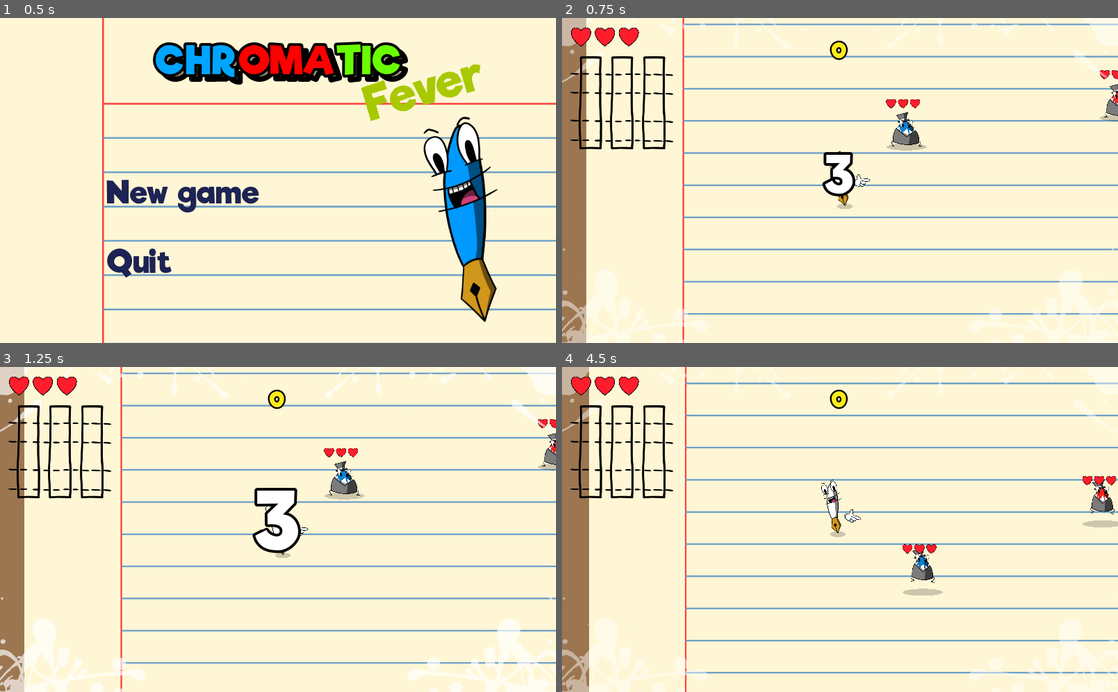
Above: before the commit, frames 1-4 (two rows, left to right).
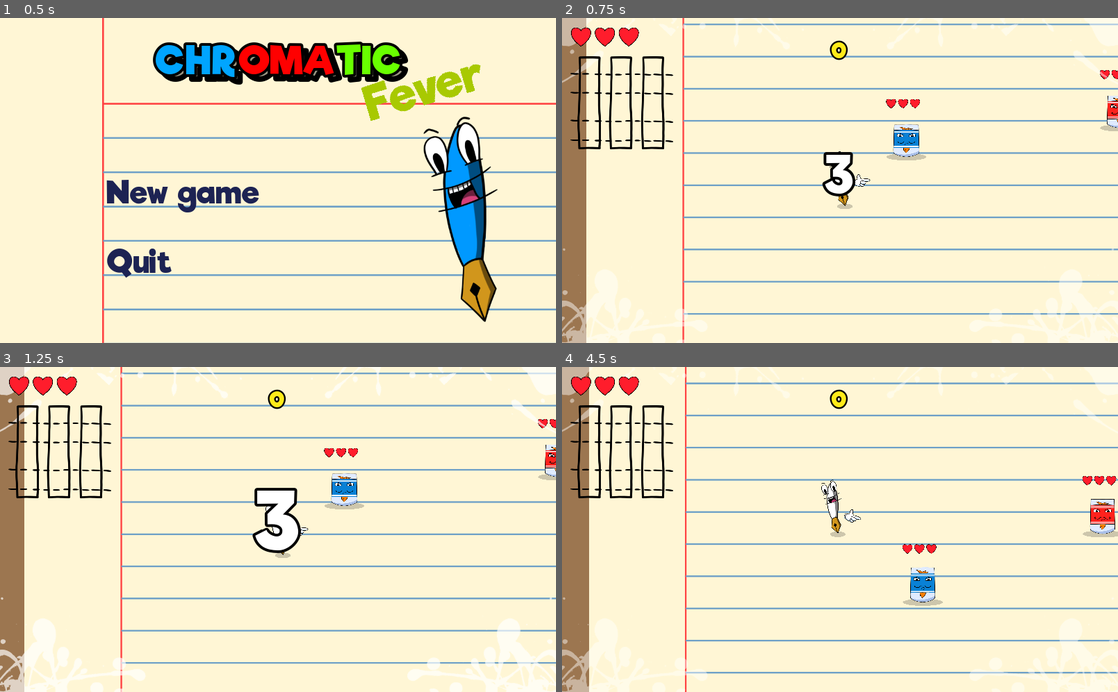
Above: after the commit, the same moments.

Repository: kevinlights/chromatic-fever
Game: Godot game, scene res://Menu/Menu.tscn
Same seed, same stepped clock (60 frames per second), same inputs: the game is played once before the commit and once after it.
Inputs (mouse positions are in pixels of both pictures, inside the frame that each line leads up to):
- Up to frame 1 (0.5 s): no input
- Up to frame 2 (0.75 s): click "New game" at 0.5 s
- Up to frame 3 (1.25 s): no input
- Up to frame 4 (4.5 s): tap Enter at 1.25 s; move the mouse to (962, 513) at 1.27 s; hold Right (ui_right) 1.28-2.03 s; hold Right mouse button (clic_droit) 1.28-2.03 s; move the mouse to (728, 545) at 2.02 s; hold Down (ui_down) 2.03-2.78 s; click (728, 545) at 2.1 s; move the mouse to (895, 458) at 2.77 s; hold Right (ui_right) 2.78-3.53 s; hold Right mouse button (clic_droit) 2.78-3.53 s; move the mouse to (812, 594) at 3.52 s; hold Up (ui_up) 3.53-4.28 s; click (812, 594) at 3.6 s; move the mouse to (1006, 578) at 4.27 s; hold Left (ui_left) from 4.28 s (still down); hold Right mouse button (clic_droit) from 4.28 s (still down)

Frame 1 is identical in both runs. In frame 2, 1.8% of the frame differs, in the area x 2-100%, y 11-44%; in frame 3, 1.8%; in frame 4, 2.3%, in the area x 2-100%, y 11-74%.
Error in both runs: Trying to assign value of type 'Node2D' to a variable of type 'KinematicBody2D'. (res://Player/Camera2D.gd:3)

Commit message:
sprite ennemis

Diff:
--- a/Enemies/EnemyCAC.tscn
+++ b/Enemies/EnemyCAC.tscn
@@ -308,7 +308,6 @@
 spread = 60.0
 gravity = Vector3( -4000, 0, 0 )
 initial_velocity = 1000.0
-angular_velocity = 0.0
 orbit_velocity = 0.0
 orbit_velocity_random = 0.0
 angle = 720.0
--- a/Enemies/EnemyProjectile.tscn
+++ b/Enemies/EnemyProjectile.tscn
@@ -1,7 +1,7 @@
 [gd_scene load_steps=4 format=2]
 
 [ext_resource path="res://Enemies/EnemyProjectile.gd" type="Script" id=1]
-[ext_resource path="res://Assets/square.png" type="Texture" id=2]
+[ext_resource path="res://Assets/pik.png" type="Texture" id=2]
 
 [sub_resource type="RectangleShape2D" id=1]
 extents = Vector2( 32, 32 )
@@ -13,7 +13,6 @@
 [node name="CollisionShape2D" type="CollisionShape2D" parent="."]
 shape = SubResource( 1 )
 
-[node name="Sprite" type="Sprite" parent="."]
-modulate = Color( 0, 0, 0, 1 )
+[node name="pik" type="Sprite" parent="."]
 scale = Vector2( 0.5, 0.5 )
 texture = ExtResource( 2 )
--- a/Enemies/EnemyRanged.gd
+++ b/Enemies/EnemyRanged.gd
@@ -48,8 +48,9 @@
 # Called when the node enters the scene tree for the first time.
 func _ready():
 	randomize()
-	$LesSprites/AnimationPlayer.play("marche")
-	$LesSprites/tete.modulate = color
+	$AnimationPlayer.play("marche")
+	$AnimationPlayer.animation_set_next("hurt","marche")
+	$LesSprites/gomme2.modulate = color
 	shooting_timer = rand_range(-fire_rate,0.0)
 
 func make_connections():
--- a/Enemies/EnemyRanged.tscn
+++ b/Enemies/EnemyRanged.tscn
@@ -1,20 +1,19 @@
-[gd_scene load_steps=23 format=2]
+[gd_scene load_steps=22 format=2]
 
 [ext_resource path="res://Enemies/EnemyRanged.gd" type="Script" id=1]
-[ext_resource path="res://Assets/particule2.png" type="Texture" id=2]
-[ext_resource path="res://Assets/square.png" type="Texture" id=3]
+[ext_resource path="res://Assets/square.png" type="Texture" id=2]
+[ext_resource path="res://Assets/particule2.png" type="Texture" id=3]
 [ext_resource path="res://Enemies/blanc.shader" type="Shader" id=4]
-[ext_resource path="res://Assets/monstre1/jambes.png" type="Texture" id=5]
-[ext_resource path="res://Assets/monstre1/tete.png" type="Texture" id=6]
-[ext_resource path="res://Assets/monstre1/corps.png" type="Texture" id=7]
-[ext_resource path="res://Assets/monstre1/chapeau.png" type="Texture" id=8]
-[ext_resource path="res://Assets/monstre1/yeux.png" type="Texture" id=9]
-[ext_resource path="res://Enemies/EnemyHitBox.gd" type="Script" id=10]
-[ext_resource path="res://Enemies/LifeBar.gd" type="Script" id=11]
-[ext_resource path="res://HUD/Images/heart_full.png" type="Texture" id=12]
-[ext_resource path="res://HUD/Heart.gd" type="Script" id=13]
-[ext_resource path="res://peintures/Splash.tscn" type="PackedScene" id=14]
-[ext_resource path="res://Sounds/capote.wav" type="AudioStream" id=15]
+[ext_resource path="res://Assets/monstre2/gomme2.png" type="Texture" id=5]
+[ext_resource path="res://Assets/monstre2/gomme3.png" type="Texture" id=6]
+[ext_resource path="res://Assets/monstre2/gomme1.png" type="Texture" id=7]
+[ext_resource path="res://Assets/monstre2/gomme4.png" type="Texture" id=8]
+[ext_resource path="res://Enemies/EnemyHitBox.gd" type="Script" id=9]
+[ext_resource path="res://Enemies/LifeBar.gd" type="Script" id=10]
+[ext_resource path="res://HUD/Images/heart_full.png" type="Texture" id=11]
+[ext_resource path="res://HUD/Heart.gd" type="Script" id=12]
+[ext_resource path="res://peintures/Splash.tscn" type="PackedScene" id=13]
+[ext_resource path="res://Sounds/capote.wav" type="AudioStream" id=14]
 
 [sub_resource type="RectangleShape2D" id=1]
 extents = Vector2( 142.579, 32 )
@@ -28,238 +27,6 @@
 extents = Vector2( 101.858, 111.6 )
 
 [sub_resource type="Animation" id=4]
-length = 2.0
-loop = true
-tracks/0/type = "value"
-tracks/0/path = NodePath("jambes2:position")
-tracks/0/interp = 1
-tracks/0/loop_wrap = true
-tracks/0/imported = false
-tracks/0/enabled = true
-tracks/0/keys = {
-"times": PoolRealArray( 0, 0.5, 1, 1.1, 1.5, 2 ),
-"transitions": PoolRealArray( 1, 1, 1, 1, 1, 1 ),
-"update": 0,
-"values": [ Vector2( -127.283, 74.0603 ), Vector2( -99.0451, -15.1663 ), Vector2( -99.0451, -35.2084 ), Vector2( -120.035, -42.2347 ), Vector2( -133.601, 59.6203 ), Vector2( -127.283, 74.0603 ) ]
-}
-tracks/1/type = "value"
-tracks/1/path = NodePath("jambes2:scale")
-tracks/1/interp = 1
-tracks/1/loop_wrap = true
-tracks/1/imported = false
-tracks/1/enabled = true
-tracks/1/keys = {
-"times": PoolRealArray( 0, 0.5, 1, 1.5, 2 ),
-"transitions": PoolRealArray( 1, 1, 1, 1, 1 ),
-"update": 0,
-"values": [ Vector2( 1, 1 ), Vector2( 1, 1 ), Vector2( 1, 1 ), Vector2( 1, 1 ), Vector2( 1, 1 ) ]
-}
-tracks/2/type = "value"
-tracks/2/path = NodePath("jambes2:rotation_degrees")
-tracks/2/interp = 1
-tracks/2/loop_wrap = true
-tracks/2/imported = false
-tracks/2/enabled = true
-tracks/2/keys = {
-"times": PoolRealArray( 0, 0.5, 1, 1.1, 1.5, 2 ),
-"transitions": PoolRealArray( 1, 1, 1, 1, 1, 1 ),
-"update": 0,
-"values": [ 0.0, -28.166, -28.166, 69.0635, 40.2345, 0.0 ]
-}
-tracks/3/type = "value"
-tracks/3/path = NodePath("jambes:position")
-tracks/3/interp = 1
-tracks/3/loop_wrap = true
-tracks/3/imported = false
-tracks/3/enabled = true
-tracks/3/keys = {
-"times": PoolRealArray( 0, 0.5, 1, 1.1, 1.5, 2 ),
-"transitions": PoolRealArray( 1, 1, 1, 1, 1, 1 ),
-"update": 0,
-"values": [ Vector2( 124.717, 78.0603 ), Vector2( 97.7068, -3.79984 ), Vector2( 97.7068, -23.842 ), Vector2( 121.842, -32.7838 ), Vector2( 125.619, 70.8402 ), Vector2( 124.717, 78.0603 ) ]
-}
-tracks/4/type = "value"
-tracks/4/path = NodePath("jambes:rotation_degrees")
-tracks/4/interp = 1
-tracks/4/loop_wrap = true
-tracks/4/imported = false
-tracks/4/enabled = true
-tracks/4/keys = {
-"times": PoolRealArray( 0, 0.5, 1, 1.1, 1.5, 2 ),
-"transitions": PoolRealArray( 1, 1, 1, 1, 1, 1 ),
-"update": 0,
-"values": [ 0.0, 22.4561, 22.4561, -80.3772, -33.9859, 0.0 ]
-}
-tracks/5/type = "value"
-tracks/5/path = NodePath("jambes:scale")
-tracks/5/interp = 1
-tracks/5/loop_wrap = true
-tracks/5/imported = false
-tracks/5/enabled = true
-tracks/5/keys = {
-"times": PoolRealArray( 0, 0.5, 1, 1.5, 2 ),
-"transitions": PoolRealArray( 1, 1, 1, 1, 1 ),
-"update": 0,
-"values": [ Vector2( 1, 1 ), Vector2( 1, 1 ), Vector2( 1, 1 ), Vector2( 1, 1 ), Vector2( 1, 1 ) ]
-}
-tracks/6/type = "value"
-tracks/6/path = NodePath("corps:position")
-tracks/6/interp = 1
-tracks/6/loop_wrap = true
-tracks/6/imported = false
-tracks/6/enabled = true
-tracks/6/keys = {
-"times": PoolRealArray( 0, 0.5, 1, 1.5, 2 ),
-"transitions": PoolRealArray( 1, 1, 1, 1, 1 ),
-"update": 0,
-"values": [ Vector2( -1.39076, -19.1726 ), Vector2( -1.39076, -107.659 ), Vector2( -1.39076, -127.701 ), Vector2( -1.39076, -19.1726 ), Vector2( -1.39076, -19.1726 ) ]
-}
-tracks/7/type = "value"
-tracks/7/path = NodePath("corps:rotation_degrees")
-tracks/7/interp = 1
-tracks/7/loop_wrap = true
-tracks/7/imported = false
-tracks/7/enabled = true
-tracks/7/keys = {
-"times": PoolRealArray( 0, 0.5, 1, 1.5, 2 ),
-"transitions": PoolRealArray( 1, 1, 1, 1, 1 ),
-"update": 0,
-"values": [ 0.0, 0.0, 0.0, 0.0, 0.0 ]
-}
-tracks/8/type = "value"
-tracks/8/path = NodePath("corps:scale")
-tracks/8/interp = 1
-tracks/8/loop_wrap = true
-tracks/8/imported = false
-tracks/8/enabled = true
-tracks/8/keys = {
-"times": PoolRealArray( 0, 0.5, 1, 1.5, 2 ),
-"transitions": PoolRealArray( 1, 1, 1, 1, 1 ),
-"update": 0,
-"values": [ Vector2( 1, 1 ), Vector2( 0.800001, 1 ), Vector2( 0.800001, 1 ), Vector2( 1, 1 ), Vector2( 1, 1 ) ]
-}
-tracks/9/type = "value"
-tracks/9/path = NodePath("chapeau:position")
-tracks/9/interp = 1
-tracks/9/loop_wrap = true
-tracks/9/imported = false
-tracks/9/enabled = true
-tracks/9/keys = {
-"times": PoolRealArray( 0, 1, 1.4, 2 ),
-"transitions": PoolRealArray( 1, 1, 1, 1 ),
-"update": 0,
-"values": [ Vector2( -32.4823, -165.064 ), Vector2( -32.4823, -302.232 ), Vector2( -32.4823, -302.232 ), Vector2( -32.4823, -165.064 ) ]
-}
-tracks/10/type = "value"
-tracks/10/path = NodePath("chapeau:rotation_degrees")
-tracks/10/interp = 1
-tracks/10/loop_wrap = true
-tracks/10/imported = false
-tracks/10/enabled = true
-tracks/10/keys = {
-"times": PoolRealArray( 0, 1, 1.4, 2 ),
-"transitions": PoolRealArray( 1, 1, 1, 1 ),
-"update": 0,
-"values": [ 0.0, 0.0, 0.0, 0.0 ]
-}
-tracks/11/type = "value"
-tracks/11/path = NodePath("chapeau:scale")
-tracks/11/interp = 1
-tracks/11/loop_wrap = true
-tracks/11/imported = false
-tracks/11/enabled = true
-tracks/11/keys = {
-"times": PoolRealArray( 0, 1, 1.4, 2 ),
-"transitions": PoolRealArray( 1, 1, 1, 1 ),
-"update": 0,
-"values": [ Vector2( 1, 1 ), Vector2( 1, 1 ), Vector2( 1, 1 ), Vector2( 1, 1 ) ]
-}
-tracks/12/type = "value"
-tracks/12/path = NodePath("tete:position")
-tracks/12/interp = 1
-tracks/12/loop_wrap = true
-tracks/12/imported = false
-tracks/12/enabled = true
-tracks/12/keys = {
-"times": PoolRealArray( 0, 0.5, 1, 1.5, 2 ),
-"transitions": PoolRealArray( 1, 1, 1, 1, 1 ),
-"update": 0,
-"values": [ Vector2( -11.2719, -46.4814 ), Vector2( -11.2719, -134.968 ), Vector2( -11.2719, -155.01 ), Vector2( -11.2719, -46.4814 ), Vector2( -11.2719, -46.4814 ) ]
-}
-tracks/13/type = "value"
-tracks/13/path = NodePath("tete:rotation_degrees")
-tracks/13/interp = 1
-tracks/13/loop_wrap = true
-tracks/13/imported = false
-tracks/13/enabled = true
-tracks/13/keys = {
-"times": PoolRealArray( 0, 0.5, 1.5, 2 ),
-"transitions": PoolRealArray( 1, 1, 1, 1 ),
-"update": 0,
-"values": [ 0.0, 0.0, 0.0, 0.0 ]
-}
-tracks/14/type = "value"
-tracks/14/path = NodePath("tete:scale")
-tracks/14/interp = 1
-tracks/14/loop_wrap = true
-tracks/14/imported = false
-tracks/14/enabled = true
-tracks/14/keys = {
-"times": PoolRealArray( 0, 0.5, 1, 1.5, 2 ),
-"transitions": PoolRealArray( 1, 1, 1, 1, 1 ),
-"update": 0,
-"values": [ Vector2( 1, 1 ), Vector2( 0.8, 1 ), Vector2( 0.8, 1 ), Vector2( 1, 1 ), Vector2( 1, 1 ) ]
-}
-tracks/15/type = "value"
-tracks/15/path = NodePath("yeux:position")
-tracks/15/interp = 1
-tracks/15/loop_wrap = true
-tracks/15/imported = false
-tracks/15/enabled = true
-tracks/15/keys = {
-"times": PoolRealArray( 0, 0.5, 1, 1.5, 2 ),
-"transitions": PoolRealArray( 1, 1, 1, 1, 1 ),
-"update": 0,
-"values": [ Vector2( -2.84023, -106.332 ), Vector2( -2.84023, -194.975 ), Vector2( -2.84023, -234.242 ), Vector2( -2.84023, -120.717 ), Vector2( -2.84023, -106.332 ) ]
-}
-tracks/16/type = "value"
-tracks/16/path = NodePath("../HitBox/CollisionShape2D:shape")
-tracks/16/interp = 1
-tracks/16/loop_wrap = true
-tracks/16/imported = false
-tracks/16/enabled = true
-tracks/16/keys = {
-"times": PoolRealArray( 0 ),
-"transitions": PoolRealArray( 1 ),
-"update": 1,
-"values": [ SubResource( 3 ) ]
-}
-tracks/17/type = "value"
-tracks/17/path = NodePath("../HitBox/CollisionShape2D:position")
-tracks/17/interp = 1
-tracks/17/loop_wrap = true
-tracks/17/imported = false
-tracks/17/enabled = true
-tracks/17/keys = {
-"times": PoolRealArray( 0, 1, 1.4 ),
-"transitions": PoolRealArray( 1, 1, 1 ),
-"update": 0,
-"values": [ Vector2( 0, -17.1475 ), Vector2( 0, -127.253 ), Vector2( 0, -40.793 ) ]
-}
-tracks/18/type = "value"
-tracks/18/path = NodePath("../BoundingBox:shape")
-tracks/18/interp = 1
-tracks/18/loop_wrap = true
-tracks/18/imported = false
-tracks/18/enabled = true
-tracks/18/keys = {
-"times": PoolRealArray( 0 ),
-"transitions": PoolRealArray( 1 ),
-"update": 1,
-"values": [ SubResource( 1 ) ]
-}
-
-[sub_resource type="Animation" id=5]
 resource_name = "die"
 length = 0.5
 tracks/0/type = "value"
@@ -287,7 +54,7 @@
 "values": [ true ]
 }
 
-[sub_resource type="Animation" id=6]
+[sub_resource type="Animation" id=5]
 length = 0.5
 tracks/0/type = "value"
 tracks/0/path = NodePath("LesSprites:material:shader_param/f")
@@ -296,19 +63,46 @@
 tracks/0/imported = false
 tracks/0/enabled = true
 tracks/0/keys = {
-"times": PoolRealArray( 0, 0.5 ),
+"times": PoolRealArray( 0, 0.3 ),
 "transitions": PoolRealArray( 1, 1 ),
 "update": 0,
 "values": [ 1.0, 0.0 ]
 }
 
-[sub_resource type="ParticlesMaterial" id=7]
+[sub_resource type="Animation" id=7]
+resource_name = "marche"
+loop = true
+tracks/0/type = "value"
+tracks/0/path = NodePath("LesSprites:position")
+tracks/0/interp = 1
+tracks/0/loop_wrap = true
+tracks/0/imported = false
+tracks/0/enabled = true
+tracks/0/keys = {
+"times": PoolRealArray( 0, 0.5, 1 ),
+"transitions": PoolRealArray( 1, 1, 1 ),
+"update": 0,
+"values": [ Vector2( 0, 50 ), Vector2( 0, 0 ), Vector2( 0, 50 ) ]
+}
+tracks/1/type = "value"
+tracks/1/path = NodePath("LesSprites:scale")
+tracks/1/interp = 1
+tracks/1/loop_wrap = true
+tracks/1/imported = false
+tracks/1/enabled = true
+tracks/1/keys = {
+"times": PoolRealArray( 0, 0.5, 1 ),
+"transitions": PoolRealArray( 1, 1, 1 ),
+"update": 0,
+"values": [ Vector2( 1.2, 0.74 ), Vector2( 1, 1 ), Vector2( 1.2, 0.74 ) ]
+}
+
+[sub_resource type="ParticlesMaterial" id=6]
 resource_local_to_scene = true
 flag_disable_z = true
 spread = 60.0
 gravity = Vector3( -4000, 0, 0 )
 initial_velocity = 1000.0
-angular_velocity = 0.0
 orbit_velocity = 0.0
 orbit_velocity_random = 0.0
 angle = 720.0
@@ -317,20 +111,14 @@
 scale_random = 0.5
 
 [node name="EnemyRanged" type="KinematicBody2D" groups=[
+"screen_shakers",
 "screen_freezers",
-"screen_shakers",
 ]]
 scale = Vector2( 0.3, 0.3 )
 collision_layer = 2
 collision_mask = 13
 script = ExtResource( 1 )
 
-[node name="particule2" type="Sprite" parent="."]
-modulate = Color( 0, 0, 0, 0.196078 )
-position = Vector2( 0, 108.37 )
-scale = Vector2( 0.51, 0.09 )
-texture = ExtResource( 2 )
-
 [node name="BoundingBox" type="CollisionShape2D" parent="."]
 editor/display_folded = true
 visible = false
@@ -341,53 +129,45 @@
 [node name="Sprite" type="Sprite" parent="BoundingBox"]
 visible = false
 modulate = Color( 0.847059, 0.286275, 0.286275, 1 )
+texture = ExtResource( 2 )
+
+[node name="particule2" type="Sprite" parent="."]
+modulate = Color( 0, 0, 0, 0.196078 )
+position = Vector2( 0, 200.797 )
+scale = Vector2( 0.51, 0.09 )
 texture = ExtResource( 3 )
 
 [node name="LesSprites" type="Node2D" parent="."]
 material = SubResource( 2 )
-
-[node name="jambes" type="Sprite" parent="LesSprites"]
-use_parent_material = true
-position = Vector2( 124.717, 78.0603 )
+position = Vector2( 0, 15.0674 )
+scale = Vector2( 1.06027, 0.92165 )
+
+[node name="gomme2" type="Sprite" parent="LesSprites"]
+use_parent_material = true
+position = Vector2( 0, -23.3591 )
 texture = ExtResource( 5 )
 
-[node name="jambes2" type="Sprite" parent="LesSprites"]
-use_parent_material = true
-position = Vector2( -127.283, 74.0603 )
-texture = ExtResource( 5 )
-flip_h = true
-
-[node name="tete" type="Sprite" parent="LesSprites"]
-modulate = Color( 0, 0.392157, 1, 1 )
-use_parent_material = true
-position = Vector2( -11.2719, -46.4814 )
+[node name="gomme3" type="Sprite" parent="LesSprites"]
+use_parent_material = true
+position = Vector2( 0, -19.5811 )
 texture = ExtResource( 6 )
 
-[node name="corps" type="Sprite" parent="LesSprites"]
-use_parent_material = true
-position = Vector2( -1.39076, -19.1726 )
+[node name="gomme1" type="Sprite" parent="LesSprites"]
+use_parent_material = true
 texture = ExtResource( 7 )
 
-[node name="chapeau" type="Sprite" parent="LesSprites"]
-use_parent_material = true
-position = Vector2( -32.4823, -165.064 )
+[node name="gomme4" type="Sprite" parent="LesSprites"]
+use_parent_material = true
+position = Vector2( 0, -9.51307 )
 texture = ExtResource( 8 )
-
-[node name="yeux" type="Sprite" parent="LesSprites"]
-use_parent_material = true
-position = Vector2( -2.84023, -106.332 )
-texture = ExtResource( 9 )
-
-[node name="AnimationPlayer" type="AnimationPlayer" parent="LesSprites"]
-playback_speed = 3.0
-anims/marche = SubResource( 4 )
 
 [node name="HitBox" type="Area2D" parent="." groups=[
 "projectile_collisions",
 ]]
 editor/display_folded = true
+visible = false
 collision_layer = 2
-script = ExtResource( 10 )
+script = ExtResource( 9 )
 
 [node name="CollisionShape2D" type="CollisionShape2D" parent="HitBox"]
 position = Vector2( 0, -17.1475 )
@@ -396,8 +176,10 @@
 [node name="VisibilityNotifier2D" type="VisibilityNotifier2D" parent="."]
 
 [node name="AnimationPlayer" type="AnimationPlayer" parent="."]
-anims/die = SubResource( 5 )
-anims/hurt = SubResource( 6 )
+autoplay = "marche"
+anims/die = SubResource( 4 )
+anims/hurt = SubResource( 5 )
+anims/marche = SubResource( 7 )
 
 [node name="LifeBar" type="HBoxContainer" parent="."]
 editor/display_folded = true
@@ -407,21 +189,21 @@
 margin_bottom = -142.129
 rect_scale = Vector2( 0.5, 0.5 )
 custom_constants/separation = 20
-script = ExtResource( 11 )
+script = ExtResource( 10 )
 
 [node name="Heart" type="TextureRect" parent="LifeBar"]
 margin_right = 200.0
 margin_bottom = 200.0
-texture = ExtResource( 12 )
-script = ExtResource( 13 )
-
-[node name="Splash" parent="." instance=ExtResource( 14 )]
+texture = ExtResource( 11 )
+script = ExtResource( 12 )
+
+[node name="Splash" parent="." instance=ExtResource( 13 )]
 rotation = -1.5708
-process_material = SubResource( 7 )
+process_material = SubResource( 6 )
 
 [node name="Sounds" type="Node" parent="."]
 editor/display_folded = true
 
 [node name="Death" type="AudioStreamPlayer" parent="Sounds"]
-stream = ExtResource( 15 )
+stream = ExtResource( 14 )
 volume_db = 1.0
--- a/HUD/HUD.tscn
+++ b/HUD/HUD.tscn
@@ -57,14 +57,13 @@
 shader_param/scale = 0.0
 shader_param/speed = 2.0
 
-[sub_resource type="DynamicFont" id=7]
+[sub_resource type="DynamicFont" id=8]
 size = 150
 outline_size = 5
 outline_color = Color( 0, 0, 0, 1 )
 font_data = ExtResource( 9 )
 
-[sub_resource type="Animation" id=8]
-resource_name = "countdown_label"
+[sub_resource type="Animation" id=9]
 tracks/0/type = "value"
 tracks/0/path = NodePath("Label:custom_fonts/font:size")
 tracks/0/interp = 1
@@ -95,16 +94,16 @@
 flip_h = true
 
 [node name="Jauges" type="Control" parent="."]
-editor/display_folded = true
 margin_right = 40.0
 margin_bottom = 40.0
 
 [node name="Jauge0" type="TextureProgress" parent="Jauges"]
-margin_left = 30.0
-margin_top = 70.0
-margin_right = 94.0
-margin_bottom = 170.0
+margin_left = 5.58812
+margin_top = -16.675
+margin_right = 94.5881
+margin_bottom = 329.325
 rect_scale = Vector2( 0.5, 0.5 )
+rect_pivot_offset = Vector2( 44.5, 173 )
 max_value = 1.0
 step = 0.01
 texture_over = ExtResource( 4 )
@@ -113,11 +112,12 @@
 script = ExtResource( 6 )
 
 [node name="Jauge1" type="TextureProgress" parent="Jauges"]
-margin_left = 88.2934
-margin_top = 70.0
-margin_right = 177.293
-margin_bottom = 416.0
+margin_left = 63.8815
+margin_top = -16.675
+margin_right = 152.882
+margin_bottom = 329.325
 rect_scale = Vector2( 0.5, 0.5 )
+rect_pivot_offset = Vector2( 44.5, 173 )
 max_value = 1.0
 step = 0.01
 texture_over = ExtResource( 4 )
@@ -127,11 +127,13 @@
 jauge_number = 1
 
 [node name="Jauge2" type="TextureProgress" parent="Jauges"]
-margin_left = 147.444
-margin_top = 70.0
-margin_right = 236.444
-margin_bottom = 416.0
+anchor_right = 1.0
+margin_left = 123.032
+margin_top = -16.675
+margin_right = 212.032
+margin_bottom = 329.325
 rect_scale = Vector2( 0.5, 0.5 )
+rect_pivot_offset = Vector2( 44.5, 173 )
 max_value = 1.0
 step = 0.01
 texture_over = ExtResource( 4 )
@@ -298,6 +300,7 @@
 expand = true
 
 [node name="CountDown" type="CenterContainer" parent="."]
+editor/display_folded = true
 visible = false
 margin_right = 1024.0
 margin_bottom = 600.0
@@ -307,9 +310,9 @@
 margin_top = 221.0
 margin_right = 630.0
 margin_bottom = 379.0
-custom_fonts/font = SubResource( 7 )
+custom_fonts/font = SubResource( 8 )
 text = "123"
 
 [node name="AnimationPlayer" type="AnimationPlayer" parent="CountDown"]
-anims/countdown_label = SubResource( 8 )
+anims/countdown_label = SubResource( 9 )
 [connection signal="tween_completed" from="Sounds/Tween" to="." method="_on_Tween_tween_completed"]
Binary file added: Assets/gomme.png
Not shown, added: Assets/gomme.png.import
Binary file added: Assets/monstre2/gomme1.png
Not shown, added: Assets/monstre2/gomme1.png.import
Binary file added: Assets/monstre2/gomme2.png
Not shown, added: Assets/monstre2/gomme2.png.import
Binary file added: Assets/monstre2/gomme3.png
Not shown, added: Assets/monstre2/gomme3.png.import
Binary file added: Assets/monstre2/gomme4.png
Not shown, added: Assets/monstre2/gomme4.png.import
Binary file added: Assets/pik.png
Not shown, added: Assets/pik.png.import
(and 2 more such lines)
